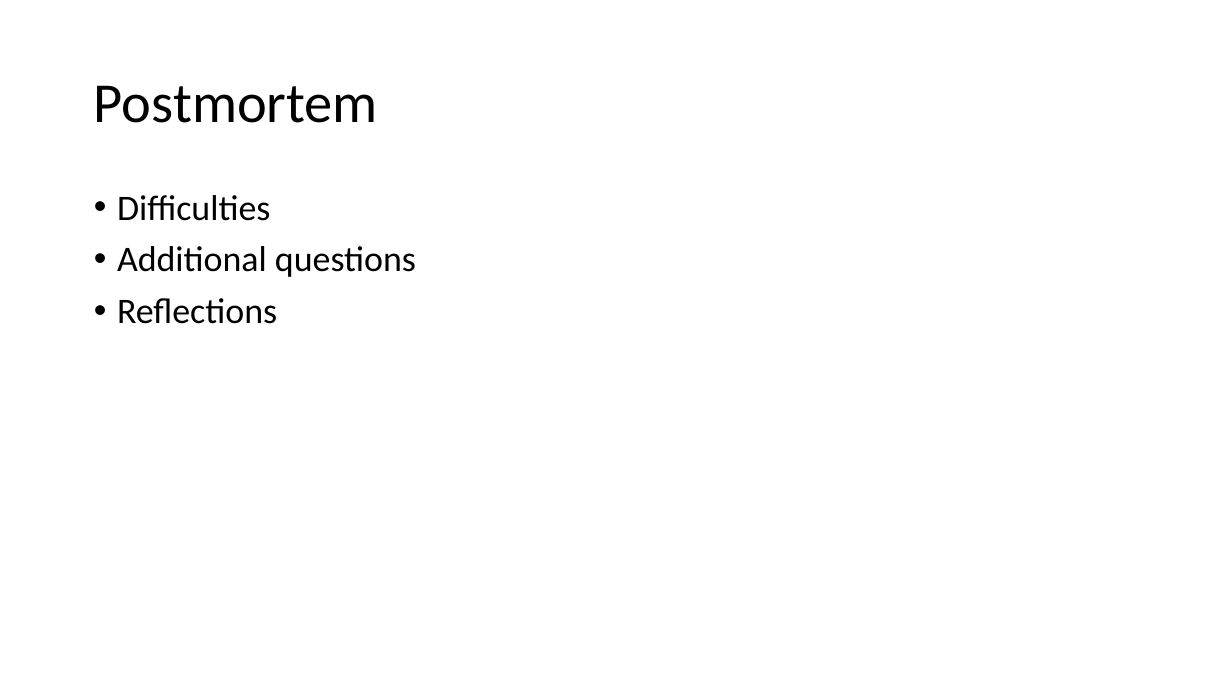
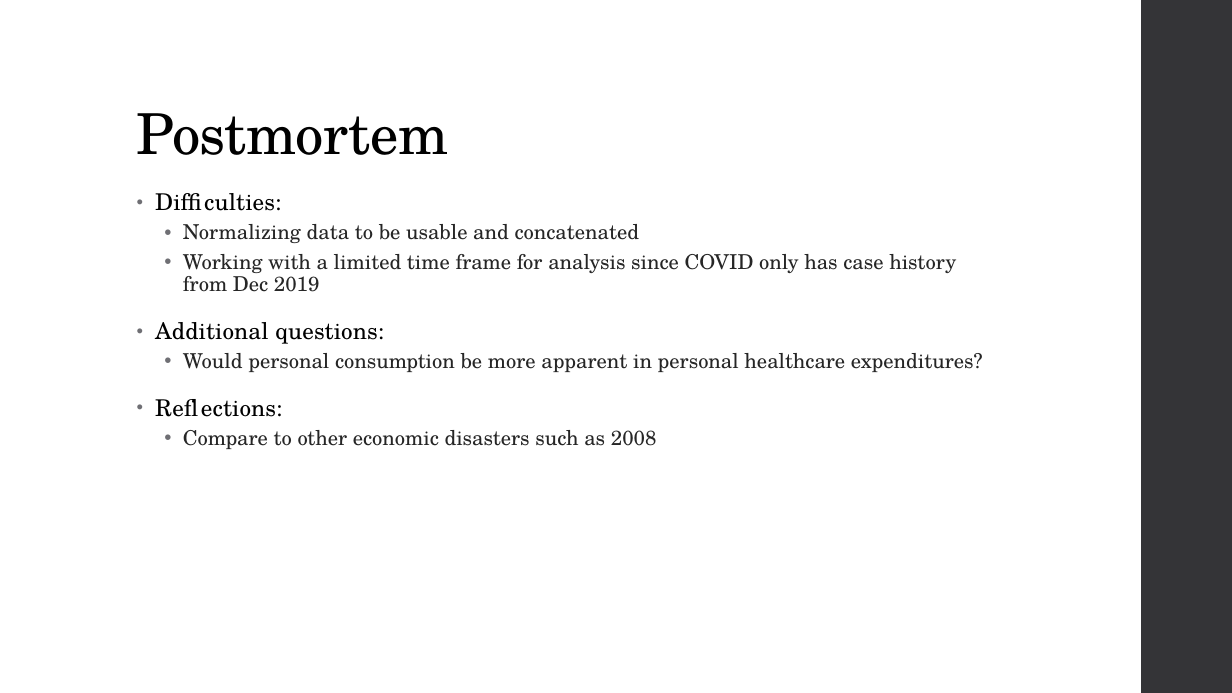
Before and after one commit to priscilla-wong/Project_1, a slide deck: slide 10 of Project_1_Slides.pptx. Drawn at 1232x693 pixels with LibreOffice and Linux fonts; fonts in the diff are those of the drawing. Boxes give left, top, right and bottom in pixels: in the first picture for what was removed or moved away, otherwise in the second. Text is boxed around its words. In the diff, an @@ line names an element or a change of style, - is before the commit and + after.

```diff
--- a/Project_1_Slides.pptx
+++ b/Project_1_Slides.pptx
@@ rectangle added at [1141,0,1232,693], fill #353537 @@
@@ title "Postmortem": place and size @@
-title "Postmortem" at [94,85,378,123]
+title "Postmortem" at [137,113,449,155]
@@ title "Postmortem" at [137,113,449,155]: font Calibri to TeX Gyre Schola, letter spacing 0 to -0.5 pt; vertical alignment middle to bottom @@
@@ text at [155,224,983,449]: text changed; size 28 to 16 pt; font Calibri to TeX Gyre Schola; text colour #000000 to #262626 @@
-• Difficulties
-• Additional questions
-• Reflections
+• Difficulties:
+  • Normalizing data to be usable and concatenated
+  • Working with a limited time frame for analysis since COVID only has case history from Dec 2019
+• Additional questions:
+  • Would personal consumption be more apparent in personal healthcare expenditures?
+• Reflections:
+  • Compare to other economic disasters such as 2008
```
Also in this commit, not shown: 10 other slides changed, 2 other files.
